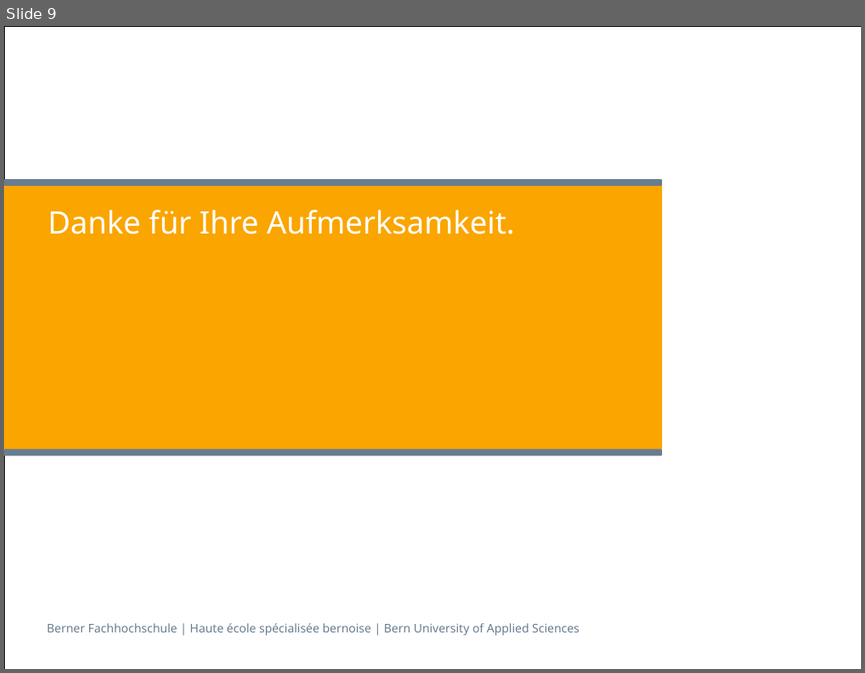
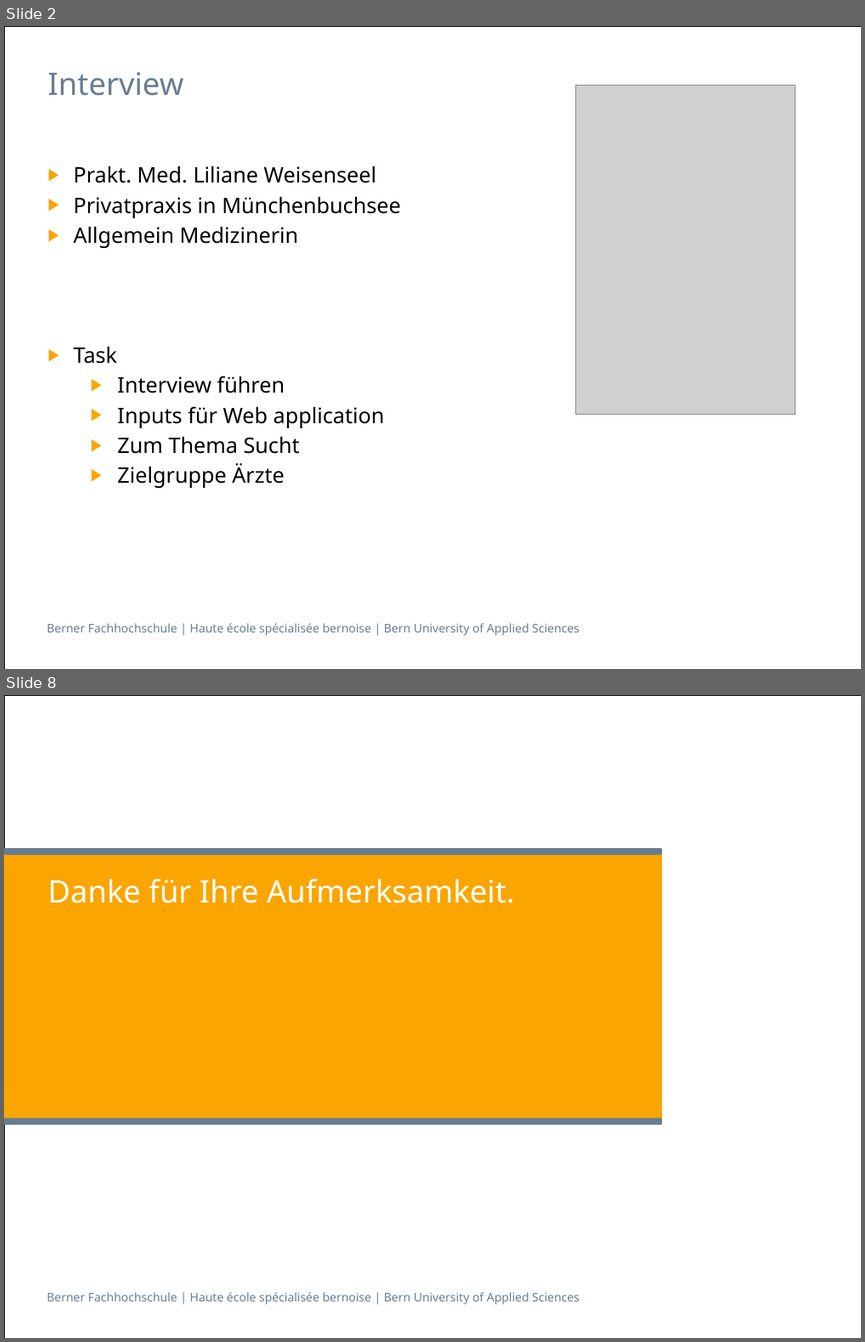
Before and after one commit to sevib1/ch.bfh.btx8081.w2016.blue, a slide deck: doc/CS1/Präsentation_CS1_Task_3_Blau.pptx. Shown one above the other, each under a label of ours: slide 9 before the commit, slides 2 and 8 after it; the slides between them are not shown. The pictures are 865x673 and 865x1342 pixels, drawn with LibreOffice and Linux fonts; fonts in the diff are those of the drawing; grey boxes stand for pictures. Boxes give left, top, right and bottom in pixels: in the first picture for what was removed or moved away, otherwise in the second. Text is boxed around its words. In the diff, an @@ line names an element or a change of style, - is before the commit and + after.

```diff
--- a/doc/CS1/Präsentation_CS1_Task_3_Blau.pptx
+++ b/doc/CS1/Präsentation_CS1_Task_3_Blau.pptx
@@ slide 2 added at (4,26,861,669), background #FFFFFF; not listed: 2 template elements that a slide beside it also shows @@
@@ title added at (48,72,184,96), 26 pt, text #697D91 @@
+Interview
@@ picture added at (575,86,794,414) @@
@@ text added at (74,166,401,488), 18 pt, text #000000 @@
+▶ Prakt. Med. Liliane Weisenseel
+▶ Privatpraxis in Münchenbuchsee
+▶ Allgemein Medizinerin
+▶ Task
+  ▶ Interview führen
+  ▶ Inputs für Web application
+  ▶ Zum Thema Sucht
+  ▶ Zielgruppe Ärzte
@@ what was slide 9 is now slide 8 @@
```
Also in this commit, not shown: 1 slide changed, 26 other slides added, 7 slides removed.
